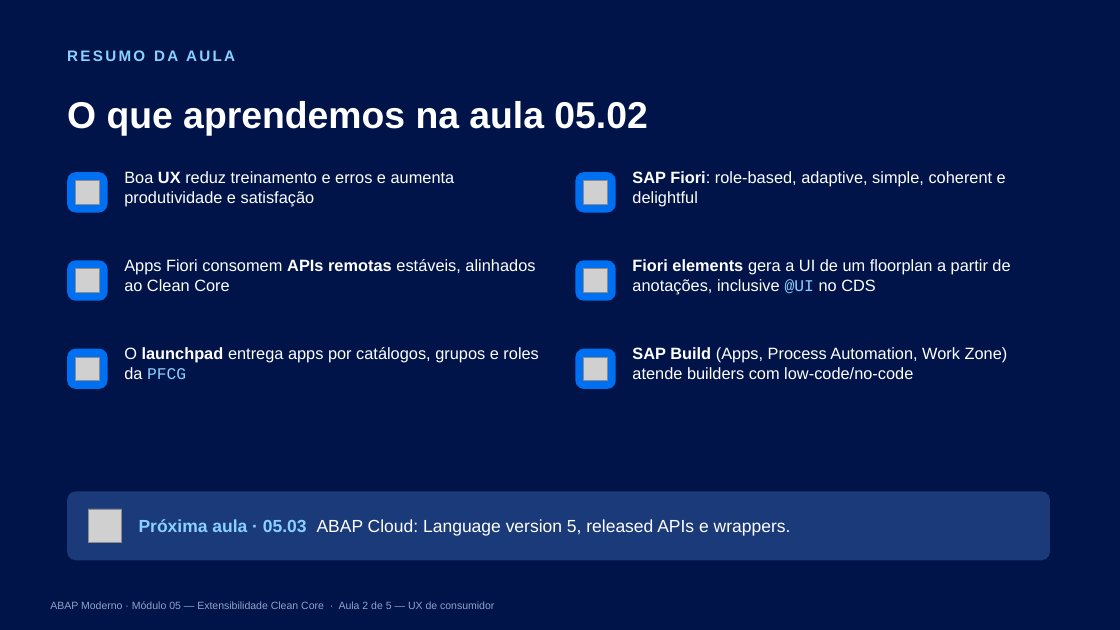
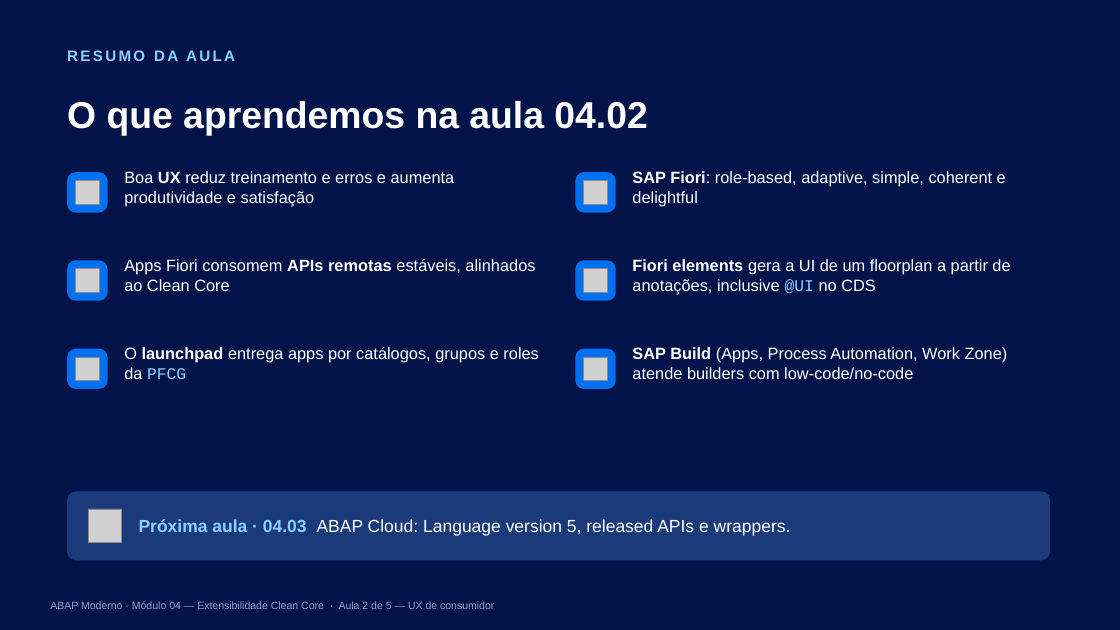
Before and after one commit to AdrianoBispo/estude-sap-abap-moderno, a slide deck: slide 15 of modulo-04/04.02 - Entendendo o Conceito de Experiência do Usuário de Nível de Consumidor/04.02_UX_de_consumidor_com_SAP_Fiori_e_SAP_Build.pptx. Drawn at 1120x630 pixels with LibreOffice and Linux fonts; fonts in the diff are those of the drawing; grey boxes stand for pictures. Boxes give left, top, right and bottom in pixels: in the first picture for what was removed or moved away, otherwise in the second. Text is boxed around its words. In the diff, an @@ line names an element or a change of style, - is before the commit and + after.

```diff
--- a/modulo-04/04.02 - Entendendo o Conceito de Experiência do Usuário de Nível de Consumidor/04.02_UX_de_consumidor_com_SAP_Fiori_e_SAP_Build.pptx
+++ b/modulo-04/04.02 - Entendendo o Conceito de Experiência do Usuário de Nível de Consumidor/04.02_UX_de_consumidor_com_SAP_Fiori_e_SAP_Build.pptx
@@ text at [67, 101, 647, 136]: text changed @@
-O que aprendemos na aula 05.02
+O que aprendemos na aula 04.02
@@ text at [139, 519, 791, 536]: text changed @@
-Próxima aula · 05.03 ABAP Cloud: Language version 5, released APIs e wrappers.
+Próxima aula · 04.03 ABAP Cloud: Language version 5, released APIs e wrappers.
@@ text at [50, 601, 494, 609]: text changed @@
-ABAP Moderno · Módulo 05 — Extensibilidade Clean Core · Aula 2 de 5 — UX de consumidor
+ABAP Moderno · Módulo 04 — Extensibilidade Clean Core · Aula 2 de 5 — UX de consumidor
```
Also in this commit, not shown: 14 other slides changed, 44 other files.
